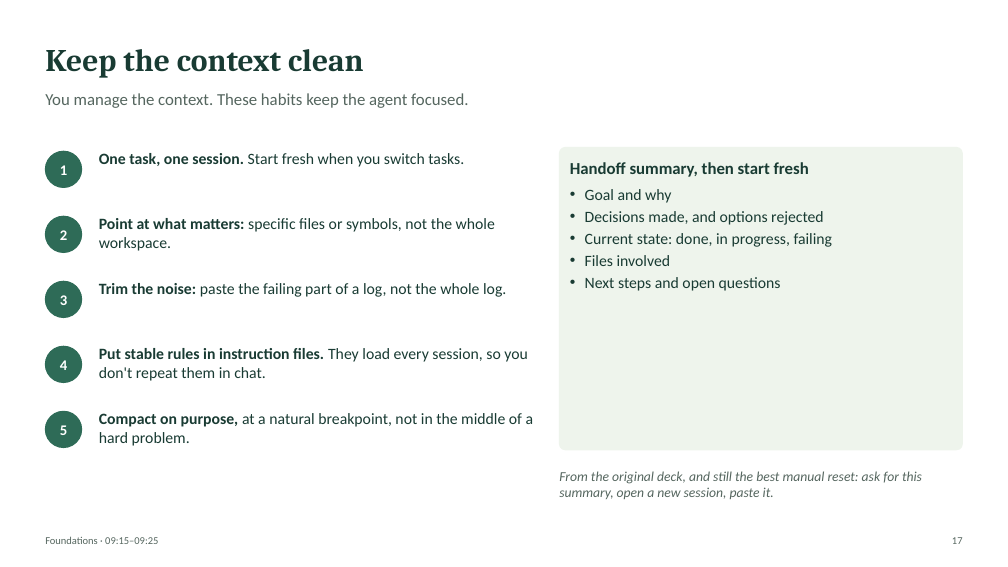
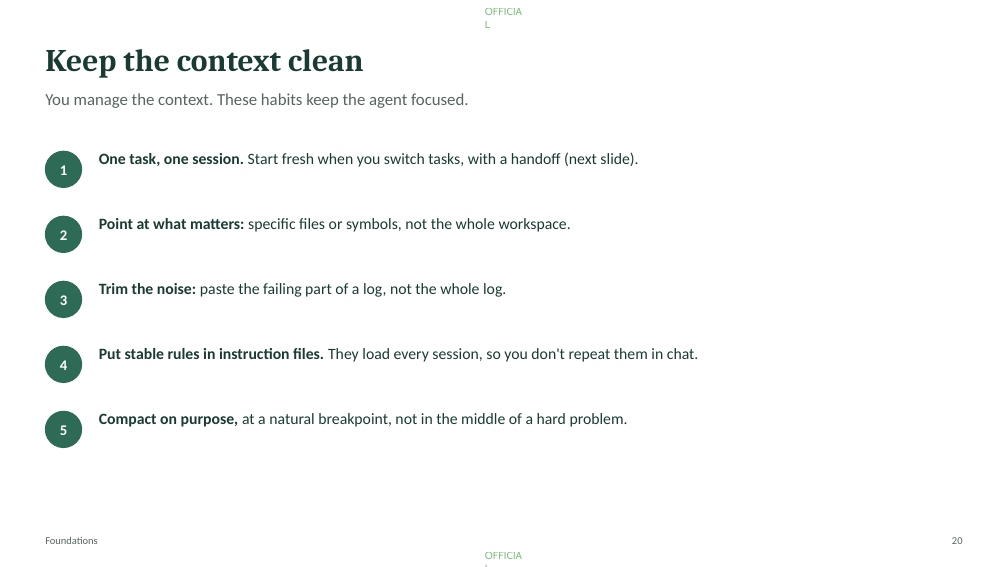
Before and after one commit to Moshe36/ai-developer-toolkit, a slide deck: slide 20 of workshop/agentic-workshop.pptx (slide 17 before the commit). Drawn at 1008x567 pixels with LibreOffice and Linux fonts; fonts in the diff are those of the drawing. Boxes give left, top, right and bottom in pixels: in the first picture for what was removed or moved away, otherwise in the second. Text is boxed around its words. In the diff, an @@ line names an element or a change of style, - is before the commit and + after.

```diff
--- a/workshop/agentic-workshop.pptx
+++ b/workshop/agentic-workshop.pptx
@@ text added at bbox=[485, 5, 526, 18], 10 pt, text #008000 at 50% opacity @@
+OFFICIAL
@@ rounded rectangle removed at bbox=[560, 147, 963, 450] @@
@@ text at bbox=[99, 152, 638, 167]: text changed @@
-One task, one session. Start fresh when you switch tasks.
+One task, one session. Start fresh when you switch tasks, with a handoff (next slide).
@@ text removed at bbox=[570, 162, 833, 291] @@
-Handoff summary, then start fresh
-• Goal and why
-• Decisions made, and options rejected
-• Current state: done, in progress, failing
-• Files involved
-• Next steps and open questions
@@ text "Point at what matters: specific ..." rewrapped from bbox=[99, 218, 495, 251] to bbox=[99, 218, 571, 232] @@
@@ text "Put stable rules in instruction ..." rewrapped from bbox=[99, 348, 528, 381] to bbox=[99, 348, 699, 362] @@
@@ text "Compact on purpose, at a ..." rewrapped from bbox=[99, 413, 534, 446] to bbox=[99, 413, 628, 427] @@
@@ text removed at bbox=[559, 471, 922, 499] @@
-From the original deck, and still the best manual reset: ask for this summary, open a new session, paste it.
@@ text at bbox=[45, 536, 98, 544]: text changed @@
-Foundations · 09:15–09:25
+Foundations
@@ page number at bbox=[952, 537, 963, 544]: text changed @@
-17
+20
@@ text added at bbox=[485, 549, 526, 562], 10 pt, text #008000 at 50% opacity @@
+OFFICIAL
```
Also in this commit, not shown: 73 other slides changed, 5 slides added, 1 slide removed, 28 other files.
